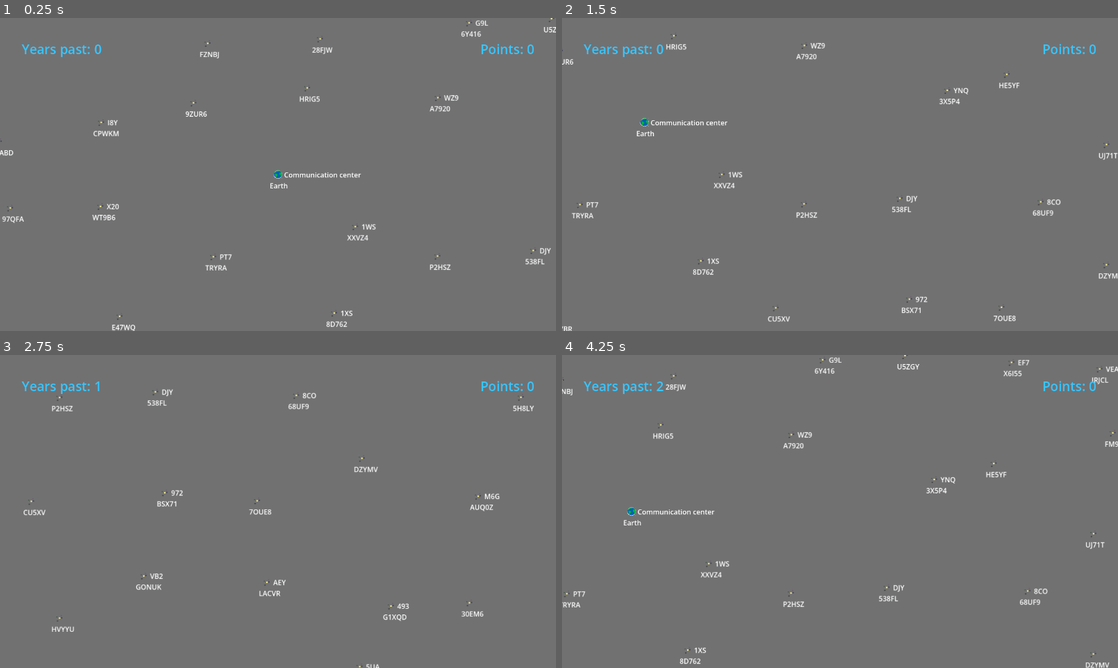
Above: before the commit, frames 1-4 (two rows, left to right).
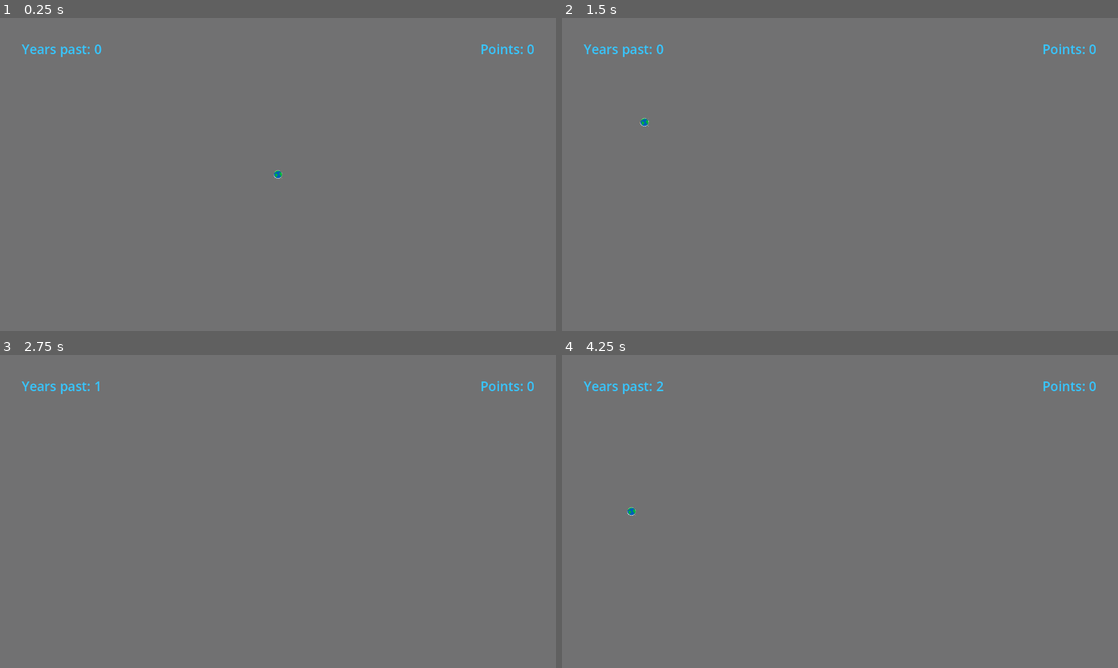
Above: after the commit, the same moments.

Repository: mofcpl/black-forest
Game: Godot game, scene res://game/game.tscn
Two runs of this game, one before a commit and one after it. Both use one fixed random seed, a clock stepped at 60 frames per second and the inputs below. The project has no main scene, so this scene is started directly.
Inputs (mouse positions are in pixels of both pictures, inside the frame that each line leads up to):
- Up to frame 1 (0.25 s): no input
- Up to frame 2 (1.5 s): tap Enter at 0.5 s; move the mouse to (573, 208) at 0.52 s; hold D 0.53-1.28 s; click (573, 208) at 0.67 s; move the mouse to (589, 43) at 1.27 s; hold S from 1.28 s (still down); click (589, 43) at 1.42 s
- Up to frame 3 (2.75 s): move the mouse to (16, 411) at 2.02 s; release S at 2.03 s; hold D from 2.03 s (still down); click (16, 411) at 2.17 s
- Up to frame 4 (4.25 s): move the mouse to (623, 398) at 2.77 s; release D at 2.78 s; hold W 2.78-3.53 s; click (623, 398) at 2.92 s; move the mouse to (606, 420) at 3.52 s; hold A from 3.53 s (still down); click (606, 420) at 3.67 s

The runs differ from the first frame. In frame 1, 1.1% of the frame differs, in the area x 0-100%, y 0-100%; in frame 2, 1.0%; in frame 3, 0.9%; in frame 4, 1.2%.

Commit message:
nearest planet discovery

Diff:
--- a/base-planet-system/base_planet_system.gd
+++ b/base-planet-system/base_planet_system.gd
@@ -10,36 +10,39 @@
 
 var id: String = ""
 var selected: bool = false
-var station: RelayStation = null
+var discovered: bool = false
+
+#var station: RelayStation = null
 
 func _ready() -> void:
 	planet_system_name.text = self.id
-	if station != null:
-		relay_system_name.text = station.id
+	#if station != null:
+		#relay_system_name.text = station.id
 
 func initialize_base(id_text: String) -> void:
 	self.id = id_text
 
-func set_station(station_reference: RelayStation) -> void:
-	self.station = station_reference
+#func set_station(station_reference: RelayStation) -> void:
+	#self.station = station_reference
 
 func set_selected(value: bool) -> void:
 	selected = value
 	selection.visible = value
 
 func _on_area_2d_mouse_entered() -> void:
-	if selected == false:
+	if selected == false and discovered:
 		selection.visible = true
 		selection.modulate.a = 0.2
 
 func _on_area_2d_mouse_exited() -> void:
-	if selected == false:
+	if selected == false and discovered:
 		selection.visible = false
 		selection.modulate.a = 1
 
 func _on_area_2d_input_event(_viewport: Node, event: InputEvent, _shape_idx: int) -> void:
 	if event is InputEventMouseButton and event.pressed and event.button_index == MOUSE_BUTTON_LEFT:
-		if station:
+		#if station:
+		if discovered:
 			selection.modulate.a = 1
 			set_selected(true)
 			emit_signal("clicked", self)
--- a/base-planet-system/base_planet_system.tscn
+++ b/base-planet-system/base_planet_system.tscn
@@ -14,6 +14,7 @@
 texture = ExtResource("2_wh080")
 
 [node name="PlanetSystemName" type="Label" parent="." unique_id=547028031]
+visible = false
 offset_left = -19.0
 offset_top = 14.0
 offset_right = 21.0
--- a/galactic/galactic.gd
+++ b/galactic/galactic.gd
@@ -3,6 +3,7 @@
 extends Node
 
 signal planet_system_selected(system: BasePlanetSystem)
+signal score()
 
 var BasePlanetSystemScene = preload("res://base-planet-system/base_planet_system.tscn")
 var PlanetScene = preload("res://planet-system/planet_system.tscn")
@@ -10,6 +11,7 @@
 var EnemyProbeScene = preload("res://enemy-probe/enemy_probe.tscn")
 var EarthScene = preload("res://earth/earth.tscn")
 var RadioSignalScene = preload("res://radio-signal/radio_signal.tscn")
+var LaserSignalScene = preload("res://laser-signal/laser_signal.tscn")
 
 var planet_systems: Array[PlanetSystem] = []
 var relay_stations: Array[RelayStation] = []
@@ -25,18 +27,32 @@
 func _generate_earth() -> void:
 	var earth: Earth = EarthScene.instantiate() as Earth
 	earth.initialize("Earth")
+	earth.discovered = true
 	var relay_station: RelayStation = RelayStationScene.instantiate() as RelayStation
 	relay_station.set_id("Communication center")
-	earth.set_station(relay_station)
+	#earth.set_station(relay_station)
 	add_child(earth)
 	earth.connect("clicked", _on_planet_system_select)
+
+func create_laser_signal(data: PlanetSystem, target: BasePlanetSystem, target_relative_position: Vector2) -> void:
+	var laser_signal: LaserSignal = LaserSignalScene.instantiate() as LaserSignal
+	laser_signal.initialize(data, target, target_relative_position, data.discovered)
+	laser_signal.position = data.position
+	add_child(laser_signal)
+	laser_signal.connect("signal_reached_target", on_laser_signal_received)
+
+func on_laser_signal_received(target: BasePlanetSystem, data: PlanetSystem) -> void:
+	if target is Earth:
+		data.discover()
+		if data.habitable:
+			score.emit()
 
 func create_radio_signal(source: BasePlanetSystem) -> void:
 	var receivers: Array[BasePlanetSystem] = []
 	var distances: Array[float] = []
 
 	for system in planet_systems:
-		if system != source:
+		if system != source and system != Earth:
 			var distance: float = source.position.distance_to(system.position)
 			if distance <= Constants.SIGNAL_RANGE:
 				receivers.append(system)
@@ -44,8 +60,12 @@
 
 	if receivers.size() > 0:
 		var radio_signal: RadioSignal = RadioSignalScene.instantiate() as RadioSignal
-		radio_signal.initialize(receivers, distances)
+		radio_signal.initialize(source, receivers, distances)
 		add_child(radio_signal)
+		radio_signal.connect("signal_reached_target",on_radio_signal_received)
+
+func on_radio_signal_received(emiter: BasePlanetSystem, target: BasePlanetSystem) -> void:
+	create_laser_signal(target, emiter, emiter.position - target.position)
 
 func generate_planet_systems(chunk_size: Vector2, chunk_multiplier: int, padding: float) -> void:
 	# Calculate the bounds based on multiplier
@@ -80,14 +100,15 @@
 			var planet_system: PlanetSystem = PlanetScene.instantiate() as PlanetSystem
 			planet_system.position = random_pos
 			planet_system.initialize(_generate_random_id(5), randf() < 0.5)
+			planet_system.habitable = randf() < 0.1  # 10% szans na habitowalny
 
 			# 50% chance to create RelayStation
-			if randf() < 0.5:
-				var relay_station: RelayStation = RelayStationScene.instantiate() as RelayStation
-				relay_station.set_id(_generate_random_id(3))
-				planet_system.set_station(relay_station)
-				planet_system.add_child(relay_station)
-				relay_stations.append(relay_station)
+			# if randf() < 0.5:
+			# 	var relay_station: RelayStation = RelayStationScene.instantiate() as RelayStation
+			# 	relay_station.set_id(_generate_random_id(3))
+			# 	planet_system.set_station(relay_station)
+			# 	planet_system.add_child(relay_station)
+			# 	relay_stations.append(relay_station)
 
 			planet_systems.append(planet_system)
 			add_child(planet_system)
--- a/game/game.gd
+++ b/game/game.gd
@@ -36,17 +36,17 @@
 		dir.y += 1
 
 	# Mouse edge panning
-	var vp := get_viewport()
-	var mouse_pos := vp.get_mouse_position()
-	var view_size: Vector2 = vp.get_visible_rect().size
-	if mouse_pos.x <= mouse_pan_margin:
-		dir.x -= 1
-	elif mouse_pos.x >= view_size.x - mouse_pan_margin:
-		dir.x += 1
-	if mouse_pos.y <= mouse_pan_margin:
-		dir.y -= 1
-	elif mouse_pos.y >= view_size.y - mouse_pan_margin:
-		dir.y += 1
+	# var vp := get_viewport()
+	# var mouse_pos := vp.get_mouse_position()
+	# var view_size: Vector2 = vp.get_visible_rect().size
+	# if mouse_pos.x <= mouse_pan_margin:
+	# 	dir.x -= 1
+	# elif mouse_pos.x >= view_size.x - mouse_pan_margin:
+	# 	dir.x += 1
+	# if mouse_pos.y <= mouse_pan_margin:
+	# 	dir.y -= 1
+	# elif mouse_pos.y >= view_size.y - mouse_pan_margin:
+	# 	dir.y += 1
 
 	# Apply movement
 	if dir != Vector2.ZERO:
@@ -75,3 +75,8 @@
 
 func _on_user_interface_ping_earth() -> void:
 	galactic.create_radio_signal(selected_planet_system)
+
+
+func _on_galactic_score() -> void:
+	discovered_habitable_systems += 1
+	user_interface.update_score(discovered_habitable_systems)
--- a/game/game.tscn
+++ b/game/game.tscn
@@ -6,8 +6,6 @@
 
 [node name="Game" type="Node" unique_id=1184323287]
 script = ExtResource("1_h7iqs")
-pan_speed = null
-mouse_pan_margin = null
 
 [node name="Galactic" parent="." unique_id=1427034799 instance=ExtResource("1_l1rk1")]
 
@@ -21,6 +19,7 @@
 autostart = true
 
 [connection signal="planet_system_selected" from="Galactic" to="." method="_on_galactic_planet_system_selected"]
+[connection signal="score" from="Galactic" to="." method="_on_galactic_score"]
 [connection signal="close" from="UserInterface" to="." method="_on_user_interface_close"]
 [connection signal="ping_earth" from="UserInterface" to="." method="_on_user_interface_ping_earth"]
 [connection signal="timeout" from="Timer" to="." method="_on_timer_timeout"]
--- a/laser-signal/laser_signal.gd
+++ b/laser-signal/laser_signal.gd
@@ -1,14 +1,55 @@
+class_name LaserSignal
+
 extends RelayStation
 
-@onready var laser: Line2D = $Line2D
+var SignalTimerScene = preload("res://signal-timer/signal_timer.tscn")
 
-var data: Array[BasePlanetSystem] = []
+signal signal_reached_target(target: BasePlanetSystem, data: PlanetSystem)
+
+@onready var line: Line2D = $Line2D
+
+var data: PlanetSystem = null
 var target: BasePlanetSystem = null
 var target_relative_position: Vector2 = Vector2.ZERO
+var direction: Vector2
+var distance: float
+var progress = 0.0  # 0 → 1
+var visible: bool = true
+
+func _process(delta):
+	if not visible:
+		return
+	var step = Constants.SIGNAL_SPEED_PER_SECOND * delta
+	progress += step / distance
+
+	if progress >= 1.0:
+		progress = 1.0
+		line.points[1] = target_relative_position
+		return
+
+	line.points[1] = direction * distance * progress
 
 
+func _ready() -> void:
+	var signal_timer: SignalTimer = SignalTimerScene.instantiate() as SignalTimer
+	signal_timer.initialize(distance)
+	add_child(signal_timer)
+	signal_timer.signal_reached_target.connect(on_signal_timer_timeout)
+	if not visible:
+		line.visible = false
+	else:
+		line.width = 2.0
+		line.default_color = Color(1, 0, 0, 1)
+		line.points = [Vector2.ZERO, Vector2.ZERO]
 
-func initialize(data: Array[BasePlanetSystem], target: BasePlanetSystem) -> void:
+func initialize(data: PlanetSystem, target: BasePlanetSystem, target_relative_position: Vector2, visible: bool) -> void:
 	self.data = data
 	self.target = target
-	target_relative_position = target.position - self.position
+	self.visible = visible
+	self.target_relative_position = target_relative_position
+	direction = target_relative_position.normalized()
+	distance = target_relative_position.length()
+
+func on_signal_timer_timeout() -> void:
+	signal_reached_target.emit(target, data)
+	queue_free()
--- a/planet-system/planet_system.gd
+++ b/planet-system/planet_system.gd
@@ -3,8 +3,10 @@
 extends BasePlanetSystem
 
 @onready var picture: Sprite2D = $Picture
+@onready var name_label: Label = $PlanetSystemName
 
-var discovered: bool = false
+var destroyed: bool = false
+var known_destroyed: bool = false
 var habitable: bool = false
 
 func _ready() -> void:
@@ -14,6 +16,8 @@
 	super.initialize_base(id_text)
 	self.habitable = habitable
 
-func discover() -> void:
+func discover() -> bool:
 	self.discovered = true;
+	name_label.visible = true
 	picture.visible = true;
+	return habitable
--- a/planet-system/planet_system.tscn
+++ b/planet-system/planet_system.tscn
@@ -7,5 +7,9 @@
 [node name="PlanetSystem" unique_id=417918032 instance=ExtResource("1_q5a5l")]
 script = ExtResource("2_cou2y")
 
+[node name="RelayStationName" parent="." index="2" unique_id=1580799622]
+visible = false
+
 [node name="Picture" type="Sprite2D" parent="." index="4" unique_id=1560681321]
+visible = false
 texture = ExtResource("1_s2l8h")
--- a/popup-earth/popup_earth.gd
+++ b/popup-earth/popup_earth.gd
@@ -12,7 +12,7 @@
 
 func _ready() -> void:
 	planet_system_name_label.text = planet_system.id
-	relay_system_name_label.text = planet_system.station.id
+	#relay_system_name_label.text = planet_system.station.id
 
 func initialize(planet_system: BasePlanetSystem) -> void:
 	self.planet_system = planet_system
--- a/popup-planet-system/popup-planet-system.tscn
+++ b/popup-planet-system/popup-planet-system.tscn
@@ -42,6 +42,7 @@
 text = "System name"
 
 [node name="StationName" type="Label" parent="Panel/MarginContainer/HBoxContainer/VBoxContainer" unique_id=1702471833]
+visible = false
 layout_mode = 2
 text = "Relay name"
 
--- a/popup-planet-system/popup_planet_system.gd
+++ b/popup-planet-system/popup_planet_system.gd
@@ -8,7 +8,7 @@
 signal close()
 
 @onready var planet_system_name_label: Label = $Panel/MarginContainer/HBoxContainer/VBoxContainer/PlanetSystemName
-@onready var relay_system_name_label: Label = $Panel/MarginContainer/HBoxContainer/VBoxContainer/StationName
+#@onready var relay_system_name_label: Label = $Panel/MarginContainer/HBoxContainer/VBoxContainer/StationName
 @onready var target_menu: OptionButton = $Panel/MarginContainer/HBoxContainer/VBoxContainer2/OptionButton
 
 var systems_in_range: Array[BasePlanetSystem] = []
@@ -16,7 +16,7 @@
 
 func _ready() -> void:
 	planet_system_name_label.text = planet_system.id
-	relay_system_name_label.text = planet_system.station.id
+	#relay_system_name_label.text = planet_system.station.id
 
 func initialize(planet_system: BasePlanetSystem) -> void:
 	self.planet_system = planet_system
--- a/radio-signal/radio_signal.gd
+++ b/radio-signal/radio_signal.gd
@@ -4,12 +4,11 @@
 
 var SignalTimerScene = preload("res://signal-timer/signal_timer.tscn")
 
-@onready var circle_timer: Timer = $CircleTimer
-
-signal signal_reached_target(target: BasePlanetSystem)
+signal signal_reached_target(emiter: BasePlanetSystem, target: BasePlanetSystem)
 
 #Tu jeszcze musi być EnemyProbe
 var receivers: Array[BasePlanetSystem] = []
+var emiter: BasePlanetSystem = null
 var distances: Array[float] = []
 var radius = 0.0
 var state = Enums.State.EXPANDING
@@ -19,7 +18,7 @@
 		var signal_timer: SignalTimer = SignalTimerScene.instantiate() as SignalTimer
 		signal_timer.initialize(distances[i])
 		add_child(signal_timer)
-		signal_timer.signal_reached_target.connect(_on_signal_reached_target)
+		signal_timer.signal_reached_target.connect(_on_signal_reached_target.bind(receivers[i]))
 
 func _process(delta):
 	match state:
@@ -36,9 +35,10 @@
 	queue_redraw()
 
 func _on_signal_reached_target(target: BasePlanetSystem) -> void:
-	signal_reached_target.emit(target)
+	signal_reached_target.emit(self.emiter, target)
 
-func initialize(receivers: Array[BasePlanetSystem], distances: Array[float]) -> void:
+func initialize(emiter: BasePlanetSystem, receivers: Array[BasePlanetSystem], distances: Array[float]) -> void:
+	self.emiter = emiter
 	self.receivers = receivers
 	self.distances = distances
 
--- a/signal-timer/signal_timer.gd
+++ b/signal-timer/signal_timer.gd
@@ -17,3 +17,4 @@
 
 func _on_timer_timeout() -> void:
 	signal_reached_target.emit()
+	queue_free()
